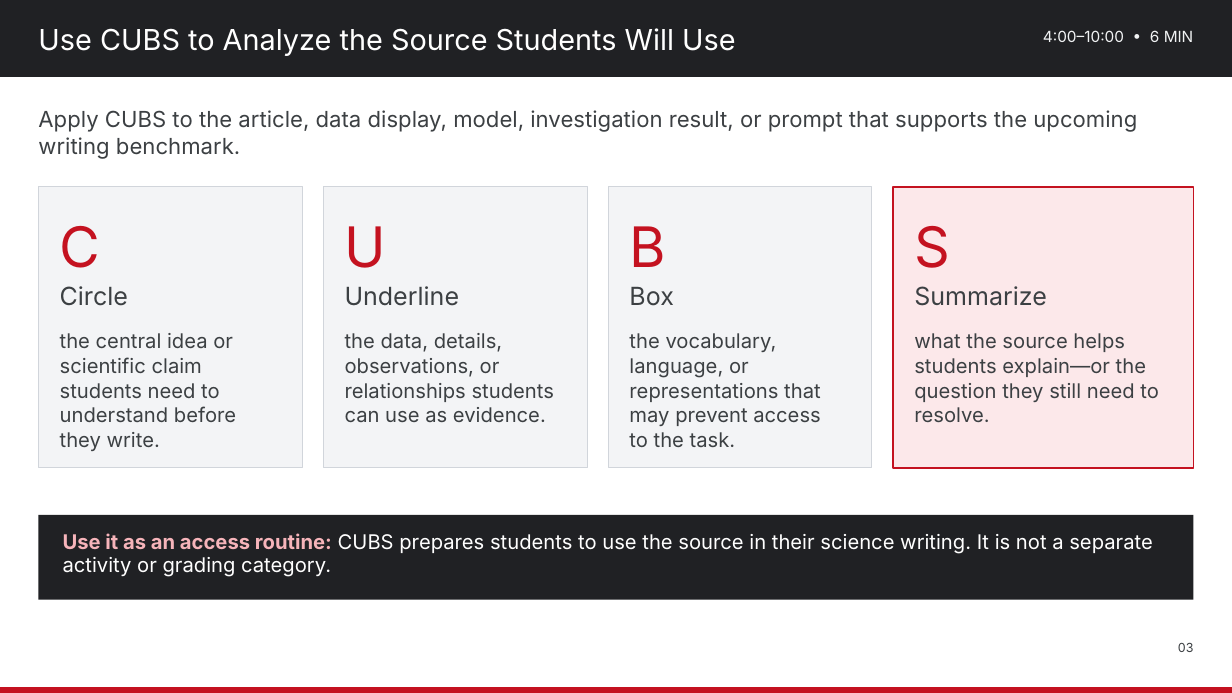
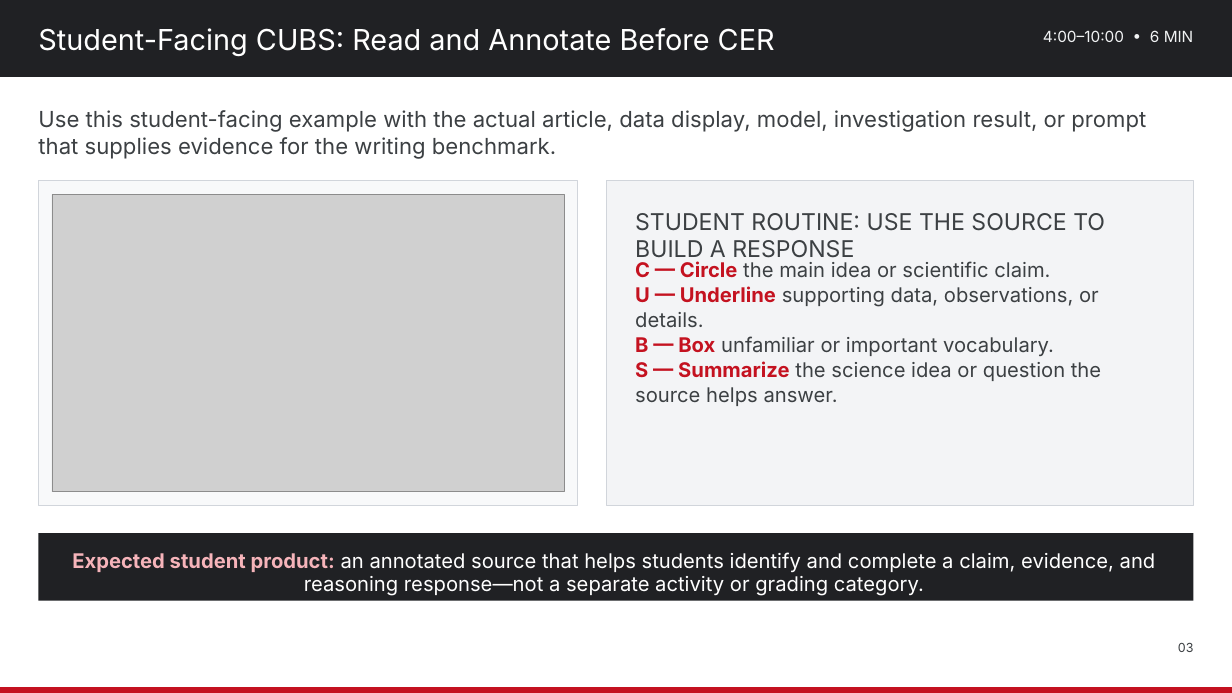
Before and after one commit to nbhs-science/nbhs-science, a slide deck: slide 3 of assets/plc/2026-10-26_Lesson_Internalization_Analyze_Science_Articles_and_Responses_CUBS_CER.pptx. Drawn at 1232x693 pixels with LibreOffice and Linux fonts; fonts in the diff are those of the drawing; grey boxes stand for pictures. Boxes give left, top, right and bottom in pixels: in the first picture for what was removed or moved away, otherwise in the second. Text is boxed around its words. In the diff, an @@ line names an element or a change of style, - is before the commit and + after.

Commit message:
Publish final October science-literacy materials
Replaces the October 26, 27, 28, and 30 editable decks and one-page agendas with the finalized CUBS source annotation, CER mastery, feedback/revision, calibration, and Friday student-work analysis cycle.

```diff
--- a/assets/plc/2026-10-26_Lesson_Internalization_Analyze_Science_Articles_and_Responses_CUBS_CER.pptx
+++ b/assets/plc/2026-10-26_Lesson_Internalization_Analyze_Science_Articles_and_Responses_CUBS_CER.pptx
@@ text at bbox=[38, 28, 775, 57]: text changed @@
-Use CUBS to Analyze the Source Students Will Use
+Student-Facing CUBS: Read and Annotate Before CER
@@ text at bbox=[38, 110, 1146, 159]: text changed @@
-Apply CUBS to the article, data display, model, investigation result, or prompt that supports the upcoming writing benchmark.
+Use this student-facing example with the actual article, data display, model, investigation result, or prompt that supplies evidence for the writing benchmark.
@@ rectangle removed at bbox=[39, 186, 303, 468] @@
@@ rectangle added at bbox=[39, 181, 578, 505], fill #F8F9FA, outline #D1D5DB 1 pt @@
@@ picture added at bbox=[52, 195, 564, 492] @@
@@ rectangle removed at bbox=[324, 186, 588, 468] @@
@@ rectangle: place and size @@
-rectangle at bbox=[608, 186, 872, 468]
+rectangle at bbox=[606, 181, 1193, 505]
@@ rectangle removed at bbox=[893, 186, 1193, 468] @@
@@ text removed at bbox=[60, 226, 101, 268] @@
-C
@@ text removed at bbox=[345, 226, 387, 268] @@
-U
@@ text removed at bbox=[629, 226, 666, 267] @@
-B
@@ text added at bbox=[635, 213, 1105, 263], 24 pt, text #3C4043 @@
+STUDENT ROUTINE: USE THE SOURCE TO BUILD A RESPONSE
@@ text removed at bbox=[914, 226, 950, 268] @@
-S
@@ text added at bbox=[635, 261, 1101, 406], 21 pt, text #3C4043 @@
+C — Circle the main idea or scientific claim.
+U — Underline supporting data, observations, or details.
+B — Box unfamiliar or important vocabulary.
+S — Summarize the science idea or question the source helps answer.
@@ text removed at bbox=[60, 286, 128, 306] @@
-Circle
@@ text removed at bbox=[345, 286, 460, 306] @@
-Underline
@@ text removed at bbox=[629, 287, 673, 306] @@
-Box
@@ text removed at bbox=[914, 286, 1046, 306] @@
-Summarize
@@ text removed at bbox=[60, 333, 236, 451] @@
-the central idea or scientific claim students need to understand before they write.
@@ text removed at bbox=[345, 333, 554, 422] @@
-the data, details, observations, or relationships students can use as evidence.
@@ text removed at bbox=[629, 333, 821, 447] @@
-the vocabulary, language, or representations that may prevent access to the task.
@@ text removed at bbox=[914, 333, 1159, 422] @@
-what the source helps students explain—or the question they still need to resolve.
@@ rectangle: place and size @@
-rectangle at bbox=[39, 515, 1194, 599]
+rectangle at bbox=[39, 533, 1194, 600]
@@ text at bbox=[72, 552, 1156, 596]: text changed @@
-Use it as an access routine: CUBS prepares students to use the source in their science writing. It is not a separate activity or grading category.
+Expected student product: an annotated source that helps students identify and complete a claim, evidence, and reasoning response—not a separate activity or grading category.
```
Also in this commit, not shown: 4 other slides changed, 7 other files.
